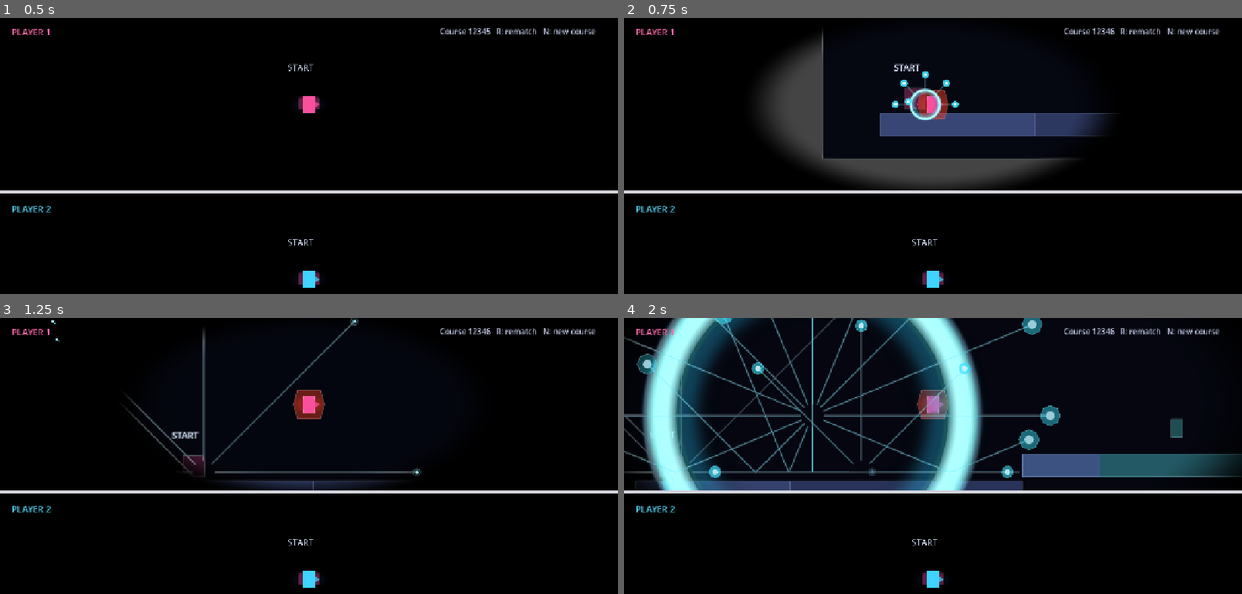
Above: before the commit, frames 1-4 (two rows, left to right).
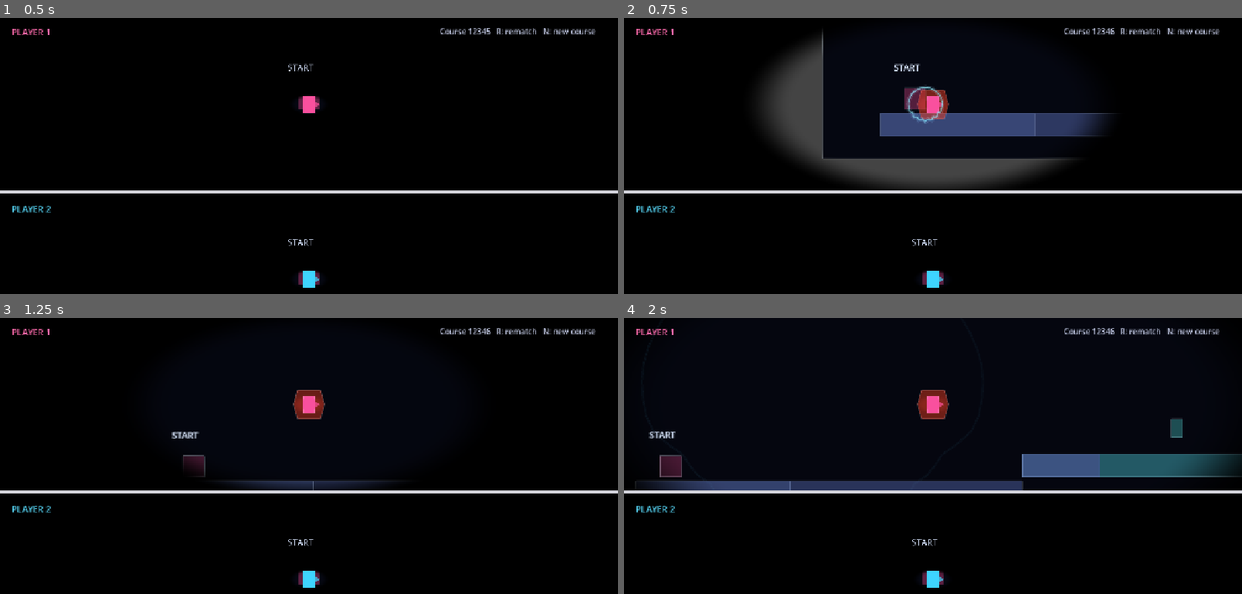
Above: after the commit, the same moments.

Repository: ketr4x/Haven
Game: Godot game, scene res://scenes/game/race.tscn
Same seed, same stepped clock (60 frames per second), same inputs: the game is played once before the commit and once after it.
Inputs:
- Up to frame 1 (0.5 s): no input
- Up to frame 2 (0.75 s): tap Enter at 0.5 s; hold D (p1_right) from 0.53 s (still down); hold N (new_seed) from 0.53 s (still down)
- Up to frame 3 (1.25 s): keep holding D (p1_right); keep holding N (new_seed); tap W (p1_jump) at 0.77 s
- Up to frame 4 (2 s): keep holding D (p1_right); release N (new_seed) at 1.28 s; tap S (p1_shout) at 1.35 s; tap W (p1_jump) at 1.52 s

Frame 1 is identical in both runs. In frame 2, 0.6% of the frame differs, in the area x 43-55%, y 18-39%; in frame 3, 1.0%; in frame 4, 17%, in the area x 0-71%, y 0-63%.

Commit message:
Warp circular waves on impact

Diff:
--- a/scenes/effects/reveal_ring.tscn
+++ b/scenes/effects/reveal_ring.tscn
@@ -1,19 +1,16 @@
-[gd_scene load_steps=3 format=3]
+[gd_scene load_steps=2 format=3]
 
 [ext_resource type="Script" path="res://scripts/effects/reveal_ring.gd" id="1_ring"]
-[ext_resource type="Shader" path="res://assets/shaders/sound_wave_ring.gdshader" id="2_ring_shader"]
-
-[sub_resource type="ShaderMaterial" id="ShaderMaterial_wave_ring"]
-shader = ExtResource("2_ring_shader")
 
 [node name="RevealRing" type="Node2D"]
 script = ExtResource("1_ring")
 
-[node name="WaveRing" type="ColorRect" parent="."]
-offset_left = -32.0
-offset_top = -32.0
-offset_right = 32.0
-offset_bottom = 32.0
-mouse_filter = 2
-material = SubResource("ShaderMaterial_wave_ring")
-color = Color(1, 1, 1, 1)
+[node name="Glow" type="Line2D" parent="."]
+width = 7.0
+default_color = Color(0.18, 0.78, 1, 0.18)
+antialiased = true
+
+[node name="WaveFront" type="Line2D" parent="."]
+width = 2.5
+default_color = Color(0.55, 0.94, 1, 0.96)
+antialiased = true
--- a/scenes/effects/sound_wave.tscn
+++ b/scenes/effects/sound_wave.tscn
@@ -9,6 +9,7 @@
 radius = 26.0
 
 [node name="SoundWave" type="CharacterBody2D"]
+visible = false
 collision_layer = 8
 collision_mask = 1
 script = ExtResource("1_wave")
@@ -24,12 +25,6 @@
 [node name="CollisionShape2D" type="CollisionShape2D" parent="ReturnDetector"]
 shape = SubResource("CircleShape2D_return_detector")
 
-[node name="BeamTrail" type="Line2D" parent="."]
-top_level = true
-width = 2.0
-default_color = Color(0.3, 0.9, 1, 0.82)
-antialiased = true
-
 [node name="OuterRing" type="Polygon2D" parent="."]
 polygon = PackedVector2Array(14, 0, 9.89949, 9.89949, 0, 14, -9.89949, 9.89949, -14, 0, -9.89949, -9.89949, 0, -14, 9.89949, -9.89949)
 color = Color(0.22, 0.9, 1, 0.9)
--- a/scripts/effects/reveal_ring.gd
+++ b/scripts/effects/reveal_ring.gd
@@ -3,21 +3,66 @@
 
 @export var duration: float = 0.35
 @export var end_scale: float = 3.2
+@export var base_radius: float = 32.0
+@export_range(24, 128) var segment_count: int = 64
+@export var impact_duration: float = 0.55
+@export_range(0.0, 0.5) var impact_warp_ratio: float = 0.22
+
+@onready var _glow: Line2D = $Glow
+@onready var _wave_front: Line2D = $WaveFront
 
 var _elapsed: float = 0.0
+var _impacts: Array[Dictionary] = []
 
 func configure(captured_loudness: float, expansion_multiplier: float = 1.0) -> void:
 	var loudness_ratio := clampf(captured_loudness, 0.0, 100.0) / 100.0
 	var visual_scale := clampf(expansion_multiplier, 0.1, 1.0)
 	duration = lerpf(0.4, 0.8, loudness_ratio) * visual_scale
 	end_scale = lerpf(5.0, 16.0, loudness_ratio) * visual_scale
+	_update_outline(0.4)
+
+
+func add_bounce(position: Vector2, _normal: Vector2, _bounce_count: int) -> void:
+	_impacts.append({"angle": to_local(position).angle(), "age": 0.0})
 
 
 func _process(delta: float) -> void:
 	_elapsed += delta
+	_advance_impacts(delta)
 	var progress := clampf(_elapsed / duration, 0.0, 1.0)
-	var scale_value := lerpf(0.4, end_scale, progress)
-	scale = Vector2.ONE * scale_value
+	_update_outline(lerpf(0.4, end_scale, progress))
 	modulate.a = 1.0 - progress
 	if progress >= 1.0:
 		queue_free()
+
+
+func _advance_impacts(delta: float) -> void:
+	var active_impacts: Array[Dictionary] = []
+	for impact in _impacts:
+		impact["age"] = float(impact["age"]) + delta
+		if float(impact["age"]) < impact_duration:
+			active_impacts.append(impact)
+	_impacts = active_impacts
+
+
+func _update_outline(scale_value: float) -> void:
+	var radius := base_radius * scale_value
+	var points := PackedVector2Array()
+	for index in range(segment_count + 1):
+		var angle := TAU * float(index) / float(segment_count)
+		points.append(Vector2.from_angle(angle) * _warped_radius(angle, radius))
+	_glow.points = points
+	_wave_front.points = points
+
+
+func _warped_radius(angle: float, radius: float) -> float:
+	var warped_radius := radius
+	for impact in _impacts:
+		var impact_age := float(impact["age"])
+		var angle_delta := absf(wrapf(angle - float(impact["angle"]), -PI, PI))
+		var local_weight := exp(-pow(angle_delta / 0.42, 2.0))
+		var impact_progress := impact_age / impact_duration
+		var dent := -radius * impact_warp_ratio * local_weight * sin(impact_progress * PI)
+		var rebound := radius * 0.1 * local_weight * sin(impact_age * 28.0 - angle_delta * 14.0) * exp(-impact_age * 5.0)
+		warped_radius += dent + rebound
+	return maxf(radius * 0.35, warped_radius)
--- a/scripts/effects/sound_wave.gd
+++ b/scripts/effects/sound_wave.gd
@@ -8,10 +8,6 @@
 @export var speed: float = 760.0
 @export_range(0, 5) var max_bounces: int = 2
 @export var lifetime: float = 1.6
-@export var beam_fade_distance: float = 1_200.0
-@export_range(0.0, 1.0) var beam_min_alpha: float = 0.06
-
-@onready var _beam_trail: Line2D = $BeamTrail
 
 var bounce_count: int = 0
 var captured_loudness: float = 0.0
@@ -19,9 +15,6 @@
 var emitter: RezonansPlayer
 var _remaining_lifetime: float = 0.0
 var _has_returned: bool = false
-var _travel_distance: float = 0.0
-var _initial_beam_alpha: float = 0.0
-var _trail_points: PackedVector2Array = PackedVector2Array()
 
 func setup(source: RezonansPlayer, origin: Vector2, direction: Vector2, initial_loudness: float, pulse_identifier: int) -> void:
 	emitter = source
@@ -32,11 +25,6 @@
 	global_position = origin
 	velocity = direction.normalized() * speed
 	_remaining_lifetime = lifetime
-	_travel_distance = 0.0
-	_trail_points = PackedVector2Array([origin, origin])
-	_initial_beam_alpha = lerpf(0.32, 0.82, captured_loudness / 100.0)
-	_beam_trail.default_color.a = _initial_beam_alpha
-	_update_beam_trail()
 
 
 func _physics_process(delta: float) -> void:
@@ -46,41 +34,21 @@
 		queue_free()
 		return
 
-	var previous_position := global_position
 	var collision := move_and_collide(velocity * delta)
-	_travel_distance += previous_position.distance_to(global_position)
-	_append_trail_point(global_position)
 	if collision:
 		bounce_count += 1
 		var normal := collision.get_normal()
+		var collision_position := collision.get_position()
 		velocity = velocity.bounce(normal)
 		global_position += normal * 0.5
-		_append_trail_point(global_position)
-		bounced.emit(global_position, normal, bounce_count)
+		bounced.emit(collision_position, normal, bounce_count)
 		if bounce_count >= max_bounces:
 			expired.emit()
 			queue_free()
 			return
 
-	_update_beam_visibility()
 	if bounce_count > 0 and emitter and global_position.distance_to(emitter.global_position) <= 42.0 * scale.x:
 		_return_to_owner()
-
-
-func _append_trail_point(point: Vector2) -> void:
-	if _trail_points.is_empty() or _trail_points[_trail_points.size() - 1].distance_to(point) > 0.1:
-		_trail_points.append(point)
-	_update_beam_trail()
-
-
-func _update_beam_trail() -> void:
-	_beam_trail.global_position = Vector2.ZERO
-	_beam_trail.points = _trail_points
-
-
-func _update_beam_visibility() -> void:
-	var fade_progress := clampf(_travel_distance / beam_fade_distance, 0.0, 1.0)
-	_beam_trail.default_color.a = lerpf(_initial_beam_alpha, beam_min_alpha, fade_progress)
 
 
 func _process(_delta: float) -> void:
--- a/scripts/game/player_world.gd
+++ b/scripts/game/player_world.gd
@@ -59,6 +59,7 @@
 		var wave := sound_wave_scene.instantiate() as SoundWave
 		_waves.add_child(wave)
 		wave.setup(_player, origin + direction * 24.0, direction, loudness, _next_pulse_id)
+		wave.bounced.connect(pulse.add_bounce)
 		wave.returned_to_owner.connect(_on_wave_returned)
 
 
--- a/tests/sound_wave_check.gd
+++ b/tests/sound_wave_check.gd
@@ -2,6 +2,7 @@
 
 const MOVEMENT_LAB := preload("res://scenes/game/movement_lab.tscn")
 const SOUND_WAVE := preload("res://scenes/effects/sound_wave.tscn")
+const REVEAL_RING := preload("res://scenes/effects/reveal_ring.tscn")
 
 var _bounce_count: int = 0
 
@@ -15,8 +16,6 @@
 	lab.add_child(wave)
 	wave.bounced.connect(_on_wave_bounced)
 	wave.setup(player, Vector2(540, 546), Vector2.RIGHT, 50.0, 1)
-	var beam_trail := wave.get_node("BeamTrail") as Line2D
-	var starting_alpha := beam_trail.default_color.a
 
 	for frame in 20:
 		await physics_frame
@@ -24,8 +23,17 @@
 	assert(_bounce_count == 1)
 	assert(wave.bounce_count == 1)
 	assert(wave.velocity.x < 0.0)
-	assert(beam_trail.points.size() > 2)
-	assert(beam_trail.default_color.a < starting_alpha)
+
+	var ring := REVEAL_RING.instantiate() as RevealRing
+	lab.add_child(ring)
+	ring.global_position = Vector2(400, 400)
+	ring.configure(100.0)
+	var wave_front := ring.get_node("WaveFront") as Line2D
+	assert(is_equal_approx(wave_front.points[0].length(), wave_front.points[32].length()))
+	ring.add_bounce(ring.global_position + Vector2.RIGHT * 100.0, Vector2.LEFT, 1)
+	ring._advance_impacts(0.1)
+	ring._update_outline(1.0)
+	assert(not is_equal_approx(wave_front.points[0].length(), wave_front.points[32].length()))
 	print("Sound wave check passed.")
 	quit()
 
